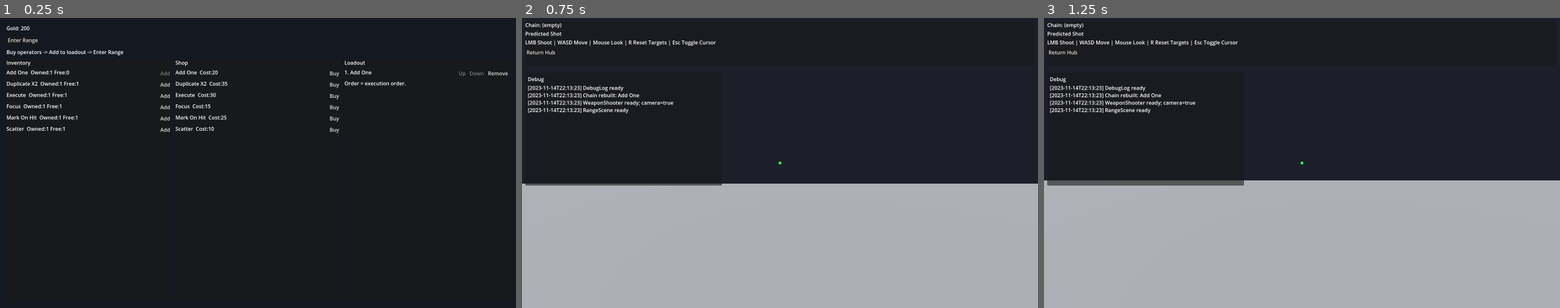
Above: before the commit, frames 1-3 (left to right).
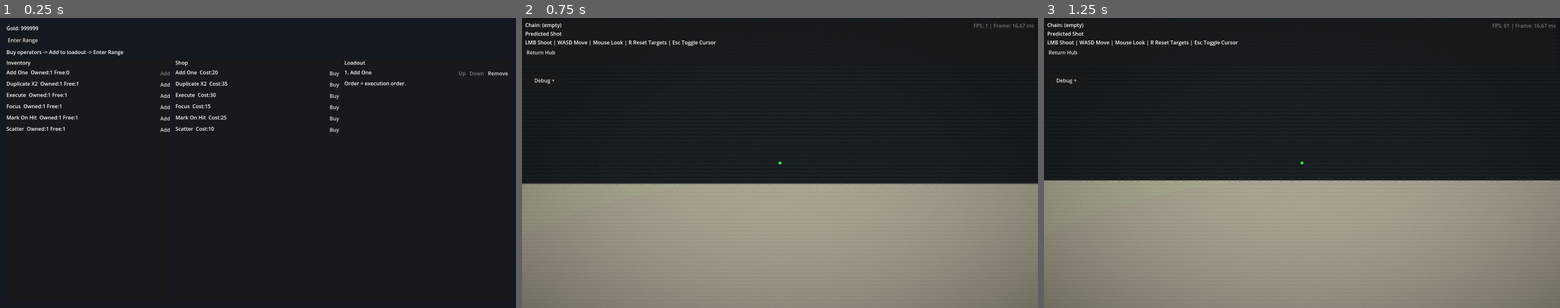
Above: after the commit, the same moments.

Repository: DH1DH/light-fps-operator-demo
Game: Godot game, scene res://scenes/hub_scene.tscn
Same seed, same stepped clock (60 frames per second), same inputs: the game is played once before the commit and once after it.
Inputs:
- Up to frame 1 (0.25 s): no input
- Up to frame 2 (0.75 s): click "Enter Range" at 0.5 s
- Up to frame 3 (1.25 s): no input

The runs differ from the first frame. In frame 1, less than 0.1% of the frame differs, in the area x 4-8%, y 2-5%; in frame 2, 44%; in frame 3, 45%, in the area x 0-100%, y 2-100%.

Commit message:
Improve gameplay feedback and visual style

Diff:
--- a/project.godot
+++ b/project.godot
@@ -22,3 +22,7 @@
 
 window/size/viewport_width=1600
 window/size/viewport_height=900
+
+[physics]
+
+common/physics_interpolation=true
--- a/scenes/range_scene.tscn
+++ b/scenes/range_scene.tscn
@@ -1,10 +1,12 @@
-[gd_scene load_steps=10 format=3]
+[gd_scene load_steps=13 format=3]
 
 [ext_resource type="Script" path="res://scripts/scene/range_scene.gd" id="1"]
 [ext_resource type="PackedScene" path="res://scenes/player.tscn" id="2"]
 [ext_resource type="PackedScene" path="res://scenes/target_dummy.tscn" id="3"]
 [ext_resource type="Script" path="res://scripts/ui/range_hud.gd" id="4"]
 [ext_resource type="Script" path="res://scripts/ui/debug_panel.gd" id="5"]
+[ext_resource type="Shader" path="res://scripts/ui/ps2_buckshot_post.gdshader" id="6"]
+[ext_resource type="Script" path="res://scripts/ui/target_overlay_layer.gd" id="7"]
 
 [sub_resource type="Environment" id="1"]
 background_mode = 1
@@ -17,6 +19,9 @@
 
 [sub_resource type="BoxShape3D" id="3"]
 size = Vector3(50, 0.2, 50)
+
+[sub_resource type="ShaderMaterial" id="4"]
+shader = ExtResource("6")
 
 [node name="RangeScene" type="Node3D"]
 script = ExtResource("1")
@@ -57,6 +62,30 @@
 grow_horizontal = 2
 grow_vertical = 2
 script = ExtResource("4")
+
+[node name="PostFX" type="ColorRect" parent="CanvasLayer/HUD"]
+layout_mode = 1
+anchors_preset = 15
+anchor_right = 1.0
+anchor_bottom = 1.0
+grow_horizontal = 2
+grow_vertical = 2
+mouse_filter = 2
+material = SubResource("4")
+color = Color(1, 1, 1, 1)
+
+[node name="PerformanceLabel" type="Label" parent="CanvasLayer/HUD"]
+unique_name_in_owner = true
+layout_mode = 1
+anchors_preset = 1
+anchor_left = 1.0
+anchor_right = 1.0
+offset_left = -260.0
+offset_top = 12.0
+offset_right = -12.0
+offset_bottom = 36.0
+horizontal_alignment = 2
+text = "FPS: -- | Frame: -- ms"
 
 [node name="Panel" type="PanelContainer" parent="CanvasLayer/HUD"]
 layout_mode = 1
@@ -107,6 +136,16 @@
 offset_bottom = 4.0
 color = Color(0.2, 1, 0.35, 0.95)
 
+[node name="TargetOverlayLayer" type="Control" parent="CanvasLayer/HUD"]
+layout_mode = 1
+anchors_preset = 15
+anchor_right = 1.0
+anchor_bottom = 1.0
+grow_horizontal = 2
+grow_vertical = 2
+mouse_filter = 2
+script = ExtResource("7")
+
 [node name="DebugPanel" type="PanelContainer" parent="CanvasLayer/HUD"]
 layout_mode = 1
 offset_left = 10.0
@@ -125,11 +164,17 @@
 [node name="DebugVBox" type="VBoxContainer" parent="CanvasLayer/HUD/DebugPanel/DebugMargin"]
 layout_mode = 2
 
-[node name="DebugTitle" type="Label" parent="CanvasLayer/HUD/DebugPanel/DebugMargin/DebugVBox"]
+[node name="DebugToggleButton" type="Button" parent="CanvasLayer/HUD/DebugPanel/DebugMargin/DebugVBox"]
+unique_name_in_owner = true
 layout_mode = 2
-text = "Debug"
+text = "Debug +"
 
-[node name="DebugText" type="RichTextLabel" parent="CanvasLayer/HUD/DebugPanel/DebugMargin/DebugVBox"]
+[node name="DebugContent" type="VBoxContainer" parent="CanvasLayer/HUD/DebugPanel/DebugMargin/DebugVBox"]
+unique_name_in_owner = true
+layout_mode = 2
+visible = false
+
+[node name="DebugText" type="RichTextLabel" parent="CanvasLayer/HUD/DebugPanel/DebugMargin/DebugVBox/DebugContent"]
 unique_name_in_owner = true
 layout_mode = 2
 custom_minimum_size = Vector2(580, 300)
--- a/scenes/target_dummy.tscn
+++ b/scenes/target_dummy.tscn
@@ -23,9 +23,3 @@
 
 [node name="StatusController" type="Node" parent="."]
 script = ExtResource("2")
-
-[node name="Label" type="Label3D" parent="."]
-position = Vector3(0, 1.8, 0)
-billboard = 1
-font_size = 64
-text = "HP"
--- a/scripts/combat/status_controller.gd
+++ b/scripts/combat/status_controller.gd
@@ -1,10 +1,14 @@
 extends Node
 class_name StatusController
 
-@export var max_hp: float = 100.0
+signal damaged(amount: float)
+signal status_reset
 
-var current_hp: float = 100.0
+@export var max_hp: float = 500.0
+
+var current_hp: float = 500.0
 var mark_stacks: int = 0
+var last_damage_time: float = -1.0
 
 func _ready() -> void:
 	reset_status()
@@ -17,12 +21,16 @@
 func reset_status() -> void:
 	current_hp = max_hp
 	mark_stacks = 0
+	last_damage_time = -1.0
+	status_reset.emit()
 
 
 func apply_damage(amount: float) -> void:
 	if amount <= 0.0 or is_dead():
 		return
 	current_hp = maxf(0.0, current_hp - amount)
+	last_damage_time = Time.get_ticks_msec() / 1000.0
+	damaged.emit(amount)
 
 
 func add_marks(amount: int) -> void:
--- a/scripts/combat/target_dummy.gd
+++ b/scripts/combat/target_dummy.gd
@@ -1,19 +1,29 @@
 extends StaticBody3D
 class_name TargetDummy
 
+@export var auto_reset_delay: float = 3.0
+@export var dps_window: float = 1.0
+
 @onready var status: StatusController = $StatusController
 @onready var mesh_instance: MeshInstance3D = $Visual
-@onready var label: Label3D = $Label
+
+var _damage_events: Array[Dictionary] = []
 
 func _ready() -> void:
 	add_to_group("target_dummy")
 	var material: StandardMaterial3D = StandardMaterial3D.new()
 	material.albedo_color = Color.FIREBRICK
 	mesh_instance.set_surface_override_material(0, material)
+	status.damaged.connect(_on_damaged)
+	status.status_reset.connect(_on_status_reset)
 
 
 func _process(_delta: float) -> void:
-	label.text = "HP: %d/%d\nMARK: %d" % [int(round(status.current_hp)), int(round(status.max_hp)), status.mark_stacks]
+	var now: float = Time.get_ticks_msec() / 1000.0
+	_prune_damage_events(now)
+	if status.current_hp < status.max_hp and status.last_damage_time >= 0.0:
+		if now - status.last_damage_time >= auto_reset_delay:
+			reset_dummy()
 	var material: Material = mesh_instance.get_active_material(0)
 	if material is StandardMaterial3D:
 		material.albedo_color = Color.GRAY if status.is_dead() else Color.FIREBRICK
@@ -21,3 +31,35 @@
 
 func reset_dummy() -> void:
 	status.reset_status()
+
+
+func _on_damaged(amount: float) -> void:
+	_damage_events.append({
+		"time": Time.get_ticks_msec() / 1000.0,
+		"amount": amount,
+	})
+
+
+func _on_status_reset() -> void:
+	_damage_events.clear()
+
+
+func _prune_damage_events(now: float) -> void:
+	while not _damage_events.is_empty() and now - float(_damage_events[0]["time"]) > dps_window:
+		_damage_events.remove_at(0)
+
+
+func _calculate_dps() -> float:
+	var total: float = 0.0
+	for event in _damage_events:
+		total += float(event["amount"])
+	return total / maxf(0.1, dps_window)
+
+
+func get_overlay_text() -> String:
+	return "HP %d/%d\nMK %d | DPS %.1f" % [
+		int(round(status.current_hp)),
+		int(round(status.max_hp)),
+		status.mark_stacks,
+		_calculate_dps()
+	]
--- a/scripts/combat/weapon_shooter.gd
+++ b/scripts/combat/weapon_shooter.gd
@@ -10,6 +10,8 @@
 @export var tracer_width: float = 0.08
 @export var impact_lifetime: float = 0.25
 @export var tracer_muzzle_offset: Vector3 = Vector3(0.28, -0.18, -0.35)
+@export var tracer_segments: int = 8
+@export var tracer_segment_gap: float = 0.012
 
 @onready var shoot_camera: Camera3D = $"../CameraPivot/Camera3D"
 
@@ -120,35 +122,42 @@
 
 
 func _spawn_tracer(start: Vector3, end: Vector3) -> void:
-	var tracer := MeshInstance3D.new()
-	var mesh := CylinderMesh.new()
 	var distance: float = start.distance_to(end)
-	mesh.top_radius = tracer_width * 0.5
-	mesh.bottom_radius = tracer_width * 0.5
-	mesh.height = maxf(0.15, distance)
-	mesh.radial_segments = 12
-	mesh.rings = 1
-	tracer.mesh = mesh
+	var direction: Vector3 = (end - start).normalized()
+	var segment_count: int = max(2, tracer_segments)
+	var segment_length: float = maxf(0.08, distance / float(segment_count))
+	for index in range(segment_count):
+		var segment := MeshInstance3D.new()
+		var mesh := CylinderMesh.new()
+		mesh.top_radius = tracer_width * 0.5
+		mesh.bottom_radius = tracer_width * 0.5
+		mesh.height = segment_length
+		mesh.radial_segments = 10
+		mesh.rings = 1
+		segment.mesh = mesh
 
-	var material := StandardMaterial3D.new()
-	material.shading_mode = BaseMaterial3D.SHADING_MODE_UNSHADED
-	material.albedo_color = Color(1.0, 0.97, 0.55, 1.0)
-	material.emission_enabled = true
-	material.emission = Color(1.0, 0.95, 0.55, 1.0)
-	material.emission_energy_multiplier = 10.0
-	material.transparency = BaseMaterial3D.TRANSPARENCY_ALPHA
-	material.no_depth_test = true
-	material.cull_mode = BaseMaterial3D.CULL_DISABLED
-	tracer.set_surface_override_material(0, material)
+		var material := StandardMaterial3D.new()
+		material.shading_mode = BaseMaterial3D.SHADING_MODE_UNSHADED
+		material.albedo_color = Color(1.0, 0.97, 0.55, 1.0)
+		material.emission_enabled = true
+		material.emission = Color(1.0, 0.95, 0.55, 1.0)
+		material.emission_energy_multiplier = 10.0
+		material.transparency = BaseMaterial3D.TRANSPARENCY_ALPHA
+		material.no_depth_test = true
+		material.cull_mode = BaseMaterial3D.CULL_DISABLED
+		segment.set_surface_override_material(0, material)
 
-	get_tree().current_scene.add_child(tracer)
-	tracer.global_position = (start + end) * 0.5
-	tracer.look_at(end, Vector3.UP, true)
-	tracer.rotate_object_local(Vector3.RIGHT, deg_to_rad(90.0))
+		get_tree().current_scene.add_child(segment)
+		var center_ratio: float = (float(index) + 0.5) / float(segment_count)
+		var center: Vector3 = start.lerp(end, center_ratio)
+		segment.global_position = center
+		segment.look_at(center + direction, Vector3.UP, true)
+		segment.rotate_object_local(Vector3.RIGHT, deg_to_rad(90.0))
 
-	var tween := create_tween()
-	tween.tween_property(material, "albedo_color:a", 0.0, tracer_lifetime)
-	tween.finished.connect(tracer.queue_free)
+		var tween := create_tween()
+		tween.tween_interval(float(index) * tracer_segment_gap)
+		tween.tween_property(material, "albedo_color:a", 0.0, tracer_lifetime)
+		tween.finished.connect(segment.queue_free)
 
 
 func _spawn_impact_marker(position: Vector3) -> void:
--- a/scripts/core/game_state.gd
+++ b/scripts/core/game_state.gd
@@ -4,7 +4,7 @@
 
 const OPERATOR_DIR: String = "res://data/operators"
 
-@export var starting_gold: int = 200
+@export var starting_gold: int = 999999
 
 var gold: int = 0
 var all_definitions: Array[OperatorDefinition] = []
--- a/scripts/player/fps_controller.gd
+++ b/scripts/player/fps_controller.gd
@@ -8,6 +8,7 @@
 @onready var camera_pivot: Node3D = $CameraPivot
 
 var _pitch: float = 0.0
+var _look_input: Vector2 = Vector2.ZERO
 
 func _ready() -> void:
 	_set_cursor_captured(true)
@@ -17,21 +18,24 @@
 	if event.is_action_pressed("toggle_cursor"):
 		_set_cursor_captured(Input.mouse_mode != Input.MOUSE_MODE_CAPTURED)
 		return
+	if event is InputEventMouseButton and event.pressed:
+		if event.button_index == MOUSE_BUTTON_XBUTTON1 or event.button_index == MOUSE_BUTTON_XBUTTON2:
+			_set_cursor_captured(Input.mouse_mode != Input.MOUSE_MODE_CAPTURED)
+			return
 	if event is InputEventMouseMotion and Input.mouse_mode == Input.MOUSE_MODE_CAPTURED:
-		rotate_y(-event.relative.x * mouse_sensitivity)
-		_pitch = clamp(_pitch - event.relative.y * mouse_sensitivity, deg_to_rad(-80.0), deg_to_rad(80.0))
-		camera_pivot.rotation.x = _pitch
+		_look_input += event.relative
 
 
 func _physics_process(delta: float) -> void:
+	_apply_look()
 	var input_vector: Vector2 = Input.get_vector("move_left", "move_right", "move_forward", "move_back")
 	var direction: Vector3 = (transform.basis * Vector3(input_vector.x, 0.0, input_vector.y)).normalized()
 	if direction != Vector3.ZERO:
 		velocity.x = direction.x * move_speed
 		velocity.z = direction.z * move_speed
 	else:
-		velocity.x = move_toward(velocity.x, 0.0, move_speed)
-		velocity.z = move_toward(velocity.z, 0.0, move_speed)
+		velocity.x = move_toward(velocity.x, 0.0, move_speed * delta * 10.0)
+		velocity.z = move_toward(velocity.z, 0.0, move_speed * delta * 10.0)
 	if not is_on_floor():
 		velocity.y -= gravity_strength * delta
 	else:
@@ -39,5 +43,14 @@
 	move_and_slide()
 
 
+func _apply_look() -> void:
+	if _look_input == Vector2.ZERO:
+		return
+	rotate_y(-_look_input.x * mouse_sensitivity)
+	_pitch = clamp(_pitch - _look_input.y * mouse_sensitivity, deg_to_rad(-80.0), deg_to_rad(80.0))
+	camera_pivot.rotation.x = _pitch
+	_look_input = Vector2.ZERO
+
+
 func _set_cursor_captured(captured: bool) -> void:
 	Input.mouse_mode = Input.MOUSE_MODE_CAPTURED if captured else Input.MOUSE_MODE_VISIBLE
--- a/scripts/ui/debug_panel.gd
+++ b/scripts/ui/debug_panel.gd
@@ -1,9 +1,15 @@
 extends PanelContainer
 
+@onready var toggle_button: Button = %DebugToggleButton
+@onready var content_root: Control = %DebugContent
 @onready var debug_text: RichTextLabel = %DebugText
 
+var _expanded: bool = false
+
 func _ready() -> void:
+	toggle_button.pressed.connect(_toggle)
 	DebugLog.log_changed.connect(_refresh)
+	_apply_state()
 	_refresh(DebugLog.get_lines())
 
 
@@ -16,3 +22,15 @@
 	debug_text.clear()
 	for line in lines:
 		debug_text.append_text("%s\n" % line)
+
+
+func _toggle() -> void:
+	_expanded = not _expanded
+	_apply_state()
+
+
+func _apply_state() -> void:
+	content_root.visible = _expanded
+	toggle_button.text = "Debug -" if _expanded else "Debug +"
+	custom_minimum_size = Vector2(610, 350) if _expanded else Vector2(120, 34)
+	size = custom_minimum_size
--- /dev/null
+++ b/scripts/ui/ps2_buckshot_post.gdshader
@@ -0,0 +1,38 @@
+shader_type canvas_item;
+
+uniform sampler2D screen_texture : hint_screen_texture, filter_linear_mipmap;
+uniform vec2 virtual_resolution = vec2(960.0, 540.0);
+uniform float color_levels = 36.0;
+uniform float noise_strength = 0.02;
+uniform float scanline_strength = 0.01;
+uniform float vignette_strength = 0.18;
+uniform float black_floor = 0.92;
+uniform vec3 tint = vec3(0.96, 0.92, 0.78);
+
+float hash(vec2 p) {
+	return fract(sin(dot(p, vec2(127.1, 311.7))) * 43758.5453);
+}
+
+void fragment() {
+	vec2 viewport_size = 1.0 / SCREEN_PIXEL_SIZE;
+	vec2 pixel_uv = floor(SCREEN_UV * virtual_resolution) / virtual_resolution;
+	vec4 src = texture(screen_texture, pixel_uv);
+
+	vec3 color = floor(src.rgb * color_levels) / color_levels;
+	color *= tint;
+
+	float grain = (hash(pixel_uv * viewport_size + TIME) - 0.5) * noise_strength;
+	color += grain;
+
+	float scan = sin(SCREEN_UV.y * viewport_size.y * 1.05) * scanline_strength;
+	color -= scan;
+
+	vec2 centered = SCREEN_UV * 2.0 - 1.0;
+	float vignette = dot(centered, centered);
+	color *= 1.0 - vignette * vignette_strength;
+
+	color = max(color, vec3(0.0));
+	color = pow(color, vec3(black_floor));
+
+	COLOR = vec4(color, src.a);
+}
--- a/scripts/ui/range_hud.gd
+++ b/scripts/ui/range_hud.gd
@@ -2,6 +2,7 @@
 
 @onready var chain_label: Label = %ChainLabel
 @onready var shot_label: Label = %ShotLabel
+@onready var performance_label: Label = %PerformanceLabel
 
 var _shooter: WeaponShooter
 
@@ -10,7 +11,10 @@
 	_shooter = get_tree().get_first_node_in_group("weapon_shooter") as WeaponShooter
 
 
-func _process(_delta: float) -> void:
+func _process(delta: float) -> void:
+	var fps: float = Engine.get_frames_per_second()
+	var frame_ms: float = delta * 1000.0
+	performance_label.text = "FPS: %.0f | Frame: %.2f ms" % [fps, frame_ms]
 	if _shooter == null:
 		_shooter = get_tree().get_first_node_in_group("weapon_shooter") as WeaponShooter
 		return
--- /dev/null
+++ b/scripts/ui/target_overlay_layer.gd
@@ -0,0 +1,60 @@
+extends Control
+
+var _labels: Dictionary = {}
+var _font: SystemFont
+
+func _ready() -> void:
+	mouse_filter = Control.MOUSE_FILTER_IGNORE
+	_font = SystemFont.new()
+	_font.font_names = PackedStringArray(["Lucida Console", "Consolas", "Courier New"])
+	_font.antialiasing = TextServer.FONT_ANTIALIASING_NONE
+
+
+func _process(_delta: float) -> void:
+	var camera: Camera3D = get_viewport().get_camera_3d()
+	if camera == null:
+		return
+	var active: Dictionary = {}
+	for node in get_tree().get_nodes_in_group("target_dummy"):
+		if not (node is TargetDummy):
+			continue
+		var target: TargetDummy = node
+		var label: Label = _ensure_label(target)
+		var world_pos := target.global_position + Vector3(0.0, 2.35, 0.0)
+		if camera.is_position_behind(world_pos):
+			label.visible = false
+			continue
+		var screen_pos: Vector2 = camera.unproject_position(world_pos)
+		label.position = screen_pos - Vector2(label.size.x * 0.5, label.size.y)
+		label.text = target.get_overlay_text()
+		label.visible = true
+		active[target] = true
+	for target in _labels.keys():
+		if not active.has(target):
+			var stale: Label = _labels[target]
+			if is_instance_valid(stale):
+				stale.queue_free()
+			_labels.erase(target)
+
+
+func _ensure_label(target: TargetDummy) -> Label:
+	if _labels.has(target) and is_instance_valid(_labels[target]):
+		return _labels[target]
+	var label := Label.new()
+	label.mouse_filter = Control.MOUSE_FILTER_IGNORE
+	label.label_settings = _build_label_settings()
+	label.text = ""
+	add_child(label)
+	_labels[target] = label
+	return label
+
+
+func _build_label_settings() -> LabelSettings:
+	var settings := LabelSettings.new()
+	settings.font = _font
+	settings.font_size = 18
+	settings.font_color = Color(0.93, 0.97, 0.86, 1.0)
+	settings.outline_size = 10
+	settings.outline_color = Color(0.03, 0.05, 0.03, 0.95)
+	settings.shadow_size = 0
+	return settings
